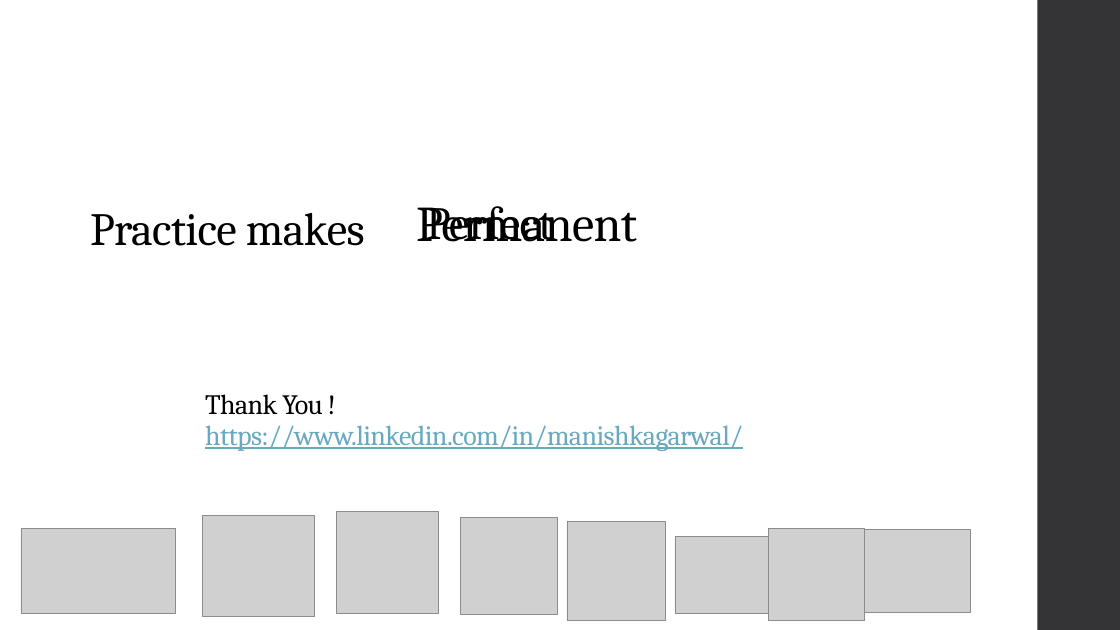
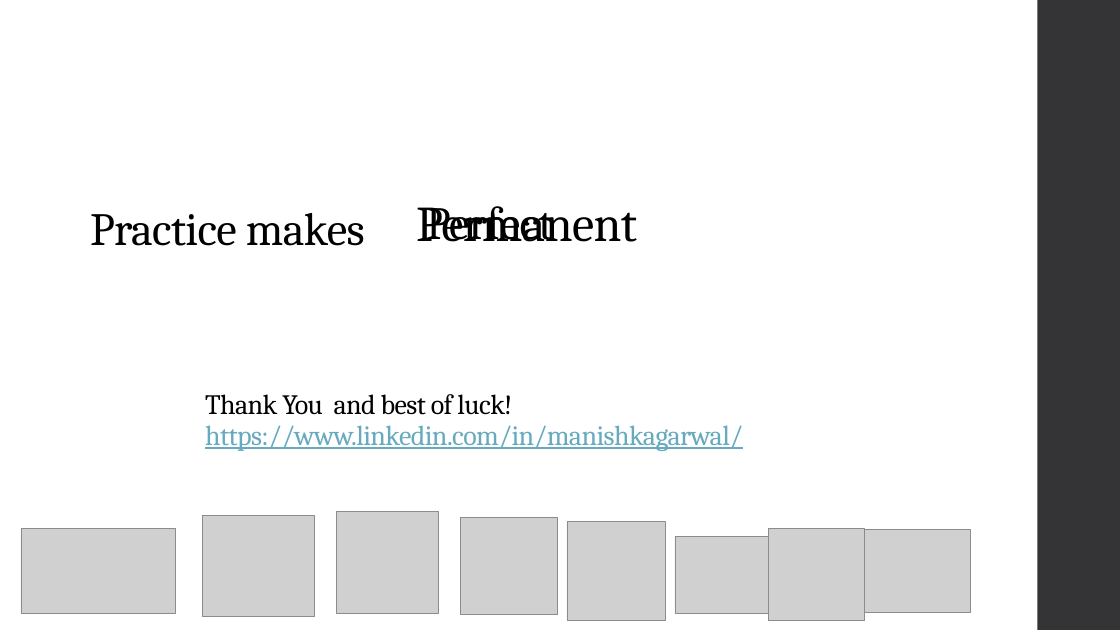
Before and after one commit to share2learnwidmanish/MVJ_Visit_28thJan2023-, a slide deck: slide 69 of DataStructure_Trees_animation_MVJ.pptx (slide 68 before the commit). Drawn at 1120x630 pixels with LibreOffice and Linux fonts; fonts in the diff are those of the drawing; grey boxes stand for pictures. Boxes give left, top, right and bottom in pixels: in the first picture for what was removed or moved away, otherwise in the second. Text is boxed around its words. In the diff, an @@ line names an element or a change of style, - is before the commit and + after.

```diff
--- a/DataStructure_Trees_animation_MVJ.pptx
+++ b/DataStructure_Trees_animation_MVJ.pptx
@@ text at [205, 394, 512, 415]: text changed @@
-Thank You !
+Thank You and best of luck!
```
Also in this commit, not shown: 5 other slides changed, 2 slides added, 3 slides removed.
